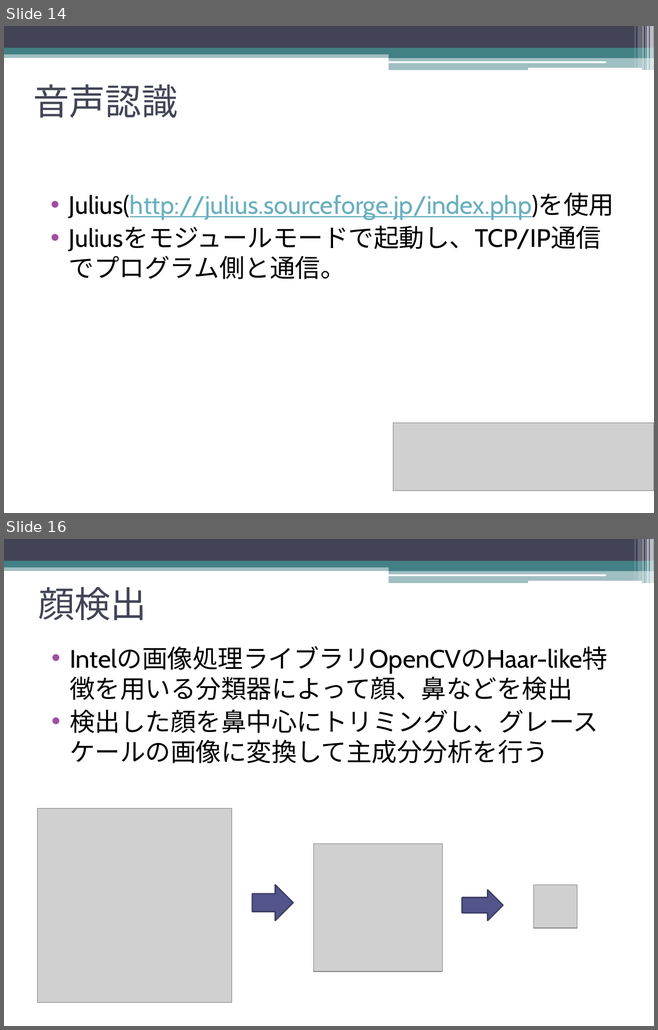
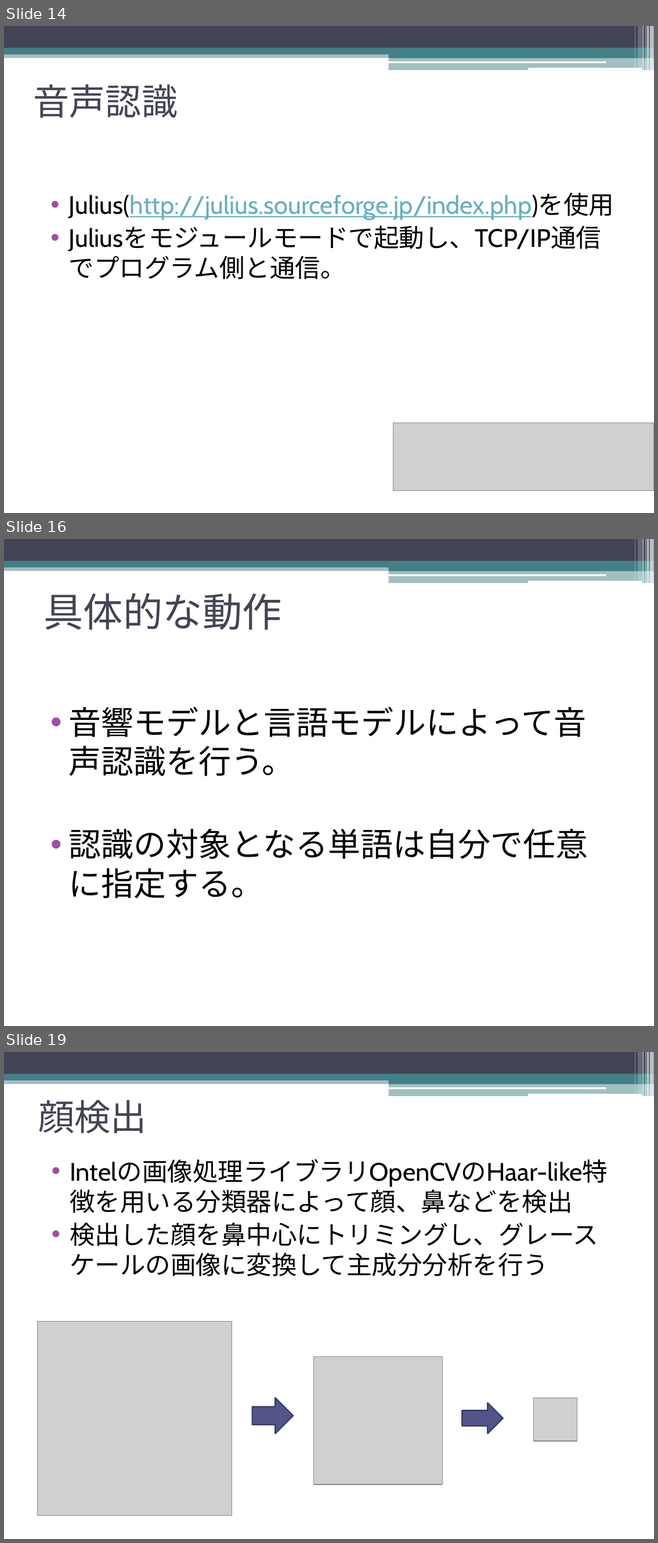
Before and after one commit to Shell-Wataru/AutoRecognition, a slide deck: RecogSlide.pptx. Shown one above the other, each under a label of ours: slides 14 and 16 before the commit, slides 14, 16 and 19 after it; the slides between them are not shown. The pictures are 658x1030 and 658x1543 pixels, drawn with LibreOffice and Linux fonts; fonts in the diff are those of the drawing; grey boxes stand for pictures. Boxes give left, top, right and bottom in pixels: in the first picture for what was removed or moved away, otherwise in the second. Text is boxed around its words. In the diff, an @@ line names an element or a change of style, - is before the commit and + after.

```diff
--- a/RecogSlide.pptx
+++ b/RecogSlide.pptx
@@ slide 16 added at (x1=4, y1=539, x2=654, y2=1026), background #FFFFFF; not listed: 13 template elements that a slide beside it also shows @@
@@ title added at (x1=43, y1=593, x2=282, y2=630), 44 pt, text #424456 @@
+具体的な動作
@@ text added at (x1=69, y1=707, x2=587, y2=899), 36 pt, text #000000 @@
+• 音響モデルと言語モデルによって音声認識を行う。
+• 認識の対象となる単語は自分で任意に指定する。
@@ what was slide 16 is now slide 19 @@
```
Also in this commit, not shown: 6 slides changed, 3 other slides added, 1 slide removed.
